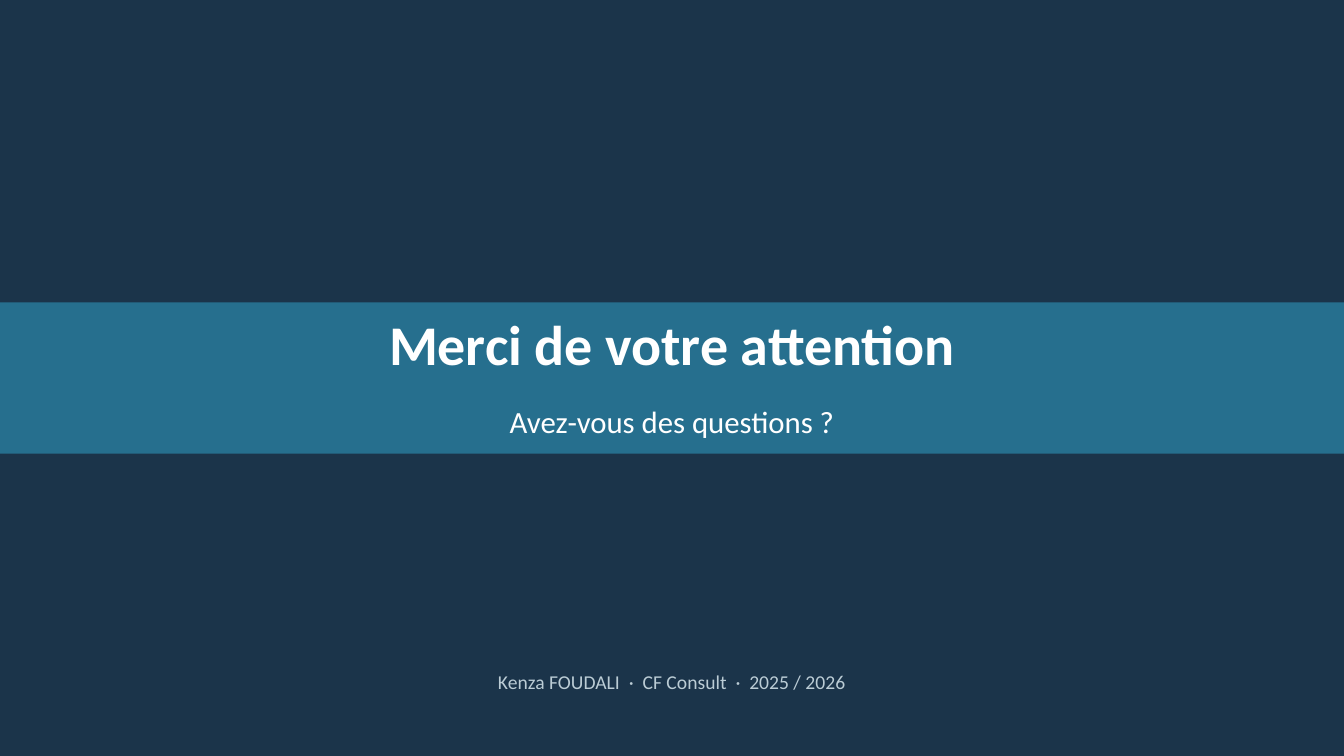
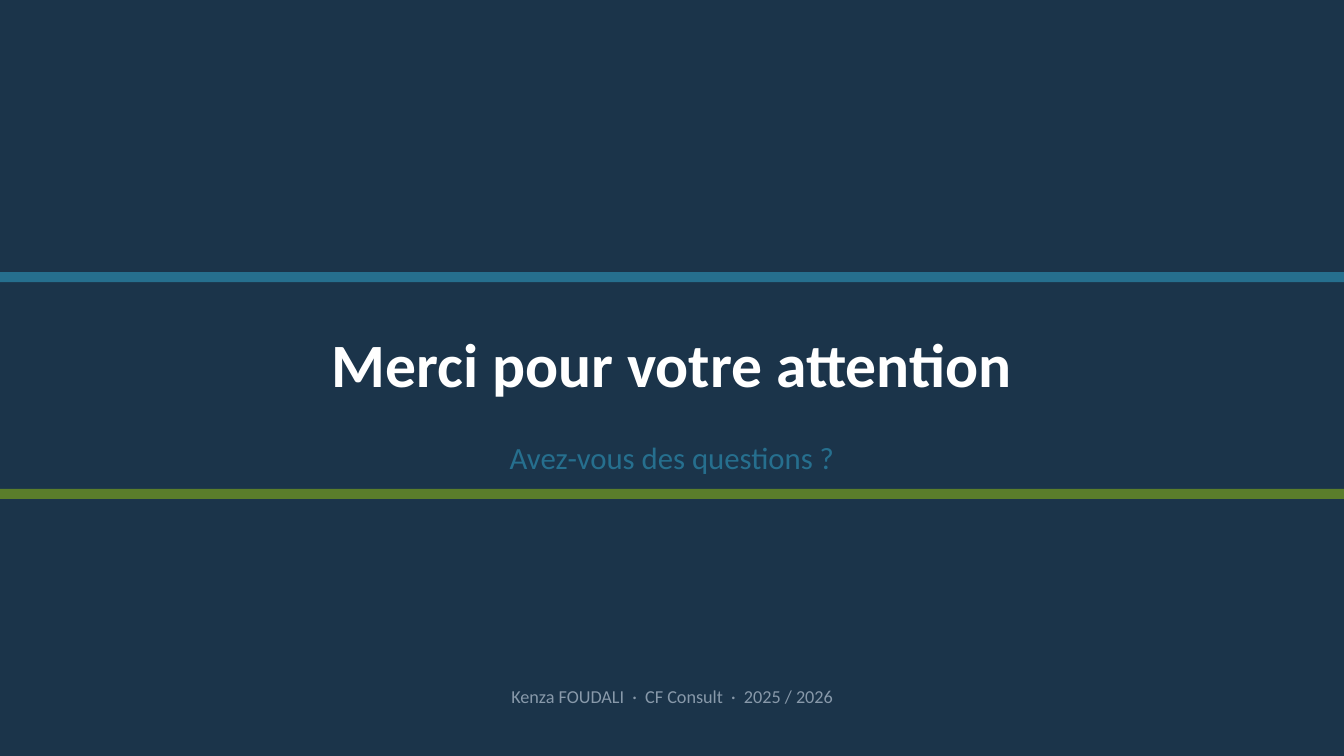
Before and after one commit to Kenzaf12/inventaire-android, a slide deck: slide 16 of soutenance_stage_inventaire_cfc.pptx (slide 26 before the commit). Drawn at 1344x756 pixels with LibreOffice and Linux fonts; fonts in the diff are those of the drawing. Boxes give left, top, right and bottom in pixels: in the first picture for what was removed or moved away, otherwise in the second. Text is boxed around its words. In the diff, an @@ line names an element or a change of style, - is before the commit and + after.

```diff
--- a/soutenance_stage_inventaire_cfc.pptx
+++ b/soutenance_stage_inventaire_cfc.pptx
@@ rectangle: place and size @@
-rectangle at <box>0,302,1344,454</box>
+rectangle at <box>0,272,1344,282</box>
@@ text at <box>332,343,1011,397</box>: text changed; size 40 to 44 pt @@
-Merci de votre attention
+Merci pour votre attention
@@ text "Avez-vous des questions ?": place and size @@
-text "Avez-vous des questions ?" at <box>510,411,813,438</box>
+text "Avez-vous des questions ?" at <box>510,448,813,474</box>
@@ text "Avez-vous des questions ?" at <box>510,448,813,474</box>: text colour #FFFFFF to #266F8E @@
@@ rectangle added at <box>0,489,1344,499</box>, fill #5A7D2B @@
@@ text "Kenza FOUDALI · CF Consult ...": place and size @@
-text "Kenza FOUDALI · CF Consult ..." at <box>498,675,845,689</box>
+text "Kenza FOUDALI · CF Consult ..." at <box>511,690,833,703</box>
@@ text "Kenza FOUDALI · CF Consult ..." at <box>511,690,833,703</box>: size 14 to 13 pt, text colour #BBCCD5 to #8899AA @@
```
Also in this commit, not shown: 7 other slides changed, 8 slides added, 18 slides removed, 1 other file.
